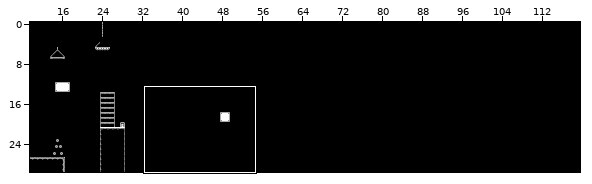
Tiled map (JSON), stored at assets/tiled/baselevel.tmj. The picture above shows the old version from afar; the outline marks the close-up.
Close-up. Before:
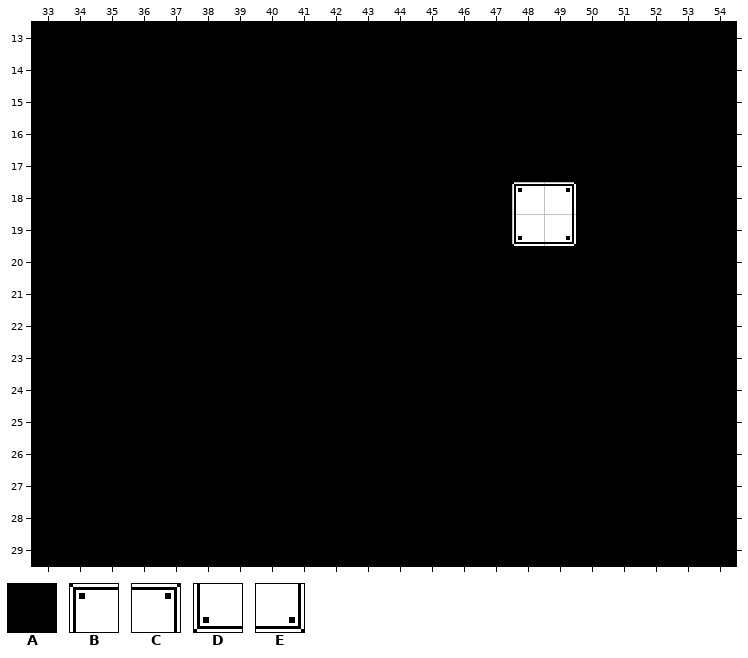
Cells are 16x16 px. Shown: x 33..54, y 13..29. The commit also changed other parts of the map, which this record leaves out.
Key: from "MonochromeTileset": A 0, B 354, C 356, D 394, E 396.
_ is an empty cell.
Layer "BaseLayer" before, first column x 33:
13 AAAAAAAAAAAAAAAAAAAAAA
14 AAAAAAAAAAAAAAAAAAAAAA
15 AAAAAAAAAAAAAAAAAAAAAA
16 AAAAAAAAAAAAAAAAAAAAAA
17 AAAAAAAAAAAAAAAAAAAAAA
18 AAAAAAAAAAAAAAABCAAAAA
19 AAAAAAAAAAAAAAADEAAAAA
20 AAAAAAAAAAAAAAAAAAAAAA
21 AAAAAAAAAAAAAAAAAAAAAA
22 AAAAAAAAAAAAAAAAAAAAAA
23 AAAAAAAAAAAAAAAAAAAAAA
24 AAAAAAAAAAAAAAAAAAAAAA
25 AAAAAAAAAAAAAAAAAAAAAA
26 AAAAAAAAAAAAAAAAAAAAAA
27 AAAAAAAAAAAAAAAAAAAAAA
28 AAAAAAAAAAAAAAAAAAAAAA
29 AAAAAAAAAAAAAAAAAAAAAA
The result:
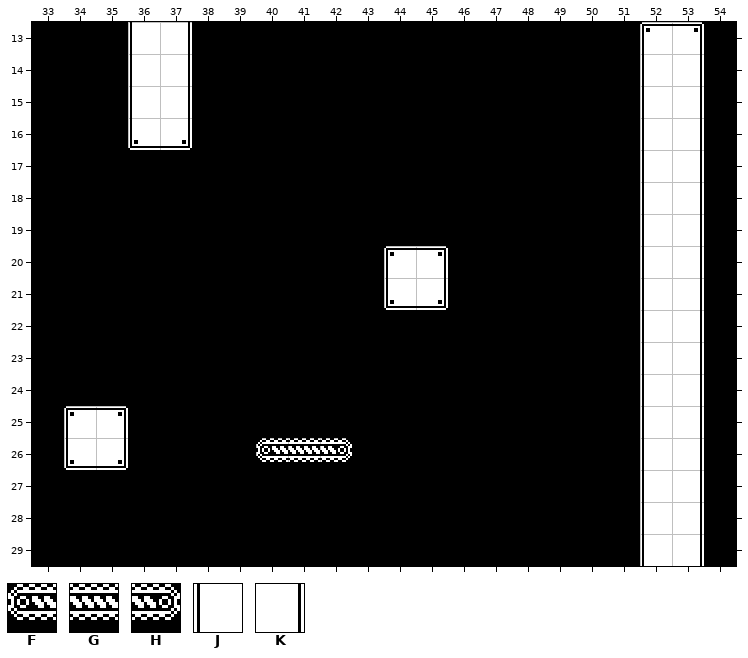
Further tiles: from "MonochromeTileset": F 124, G 125, H 126, J 374, K 376.
Change:
{"where": "layer \"BaseLayer\""}
{"y":13,"x":36,"old":"AA","new":"JK"}
{"y":13,"x":52,"old":"AA","new":"BC"}
{"y":14,"x":36,"old":"AA","new":"JK"}
{"y":14,"x":52,"old":"AA","new":"JK"}
{"y":15,"x":36,"old":"AA","new":"JK"}
{"y":15,"x":52,"old":"AA","new":"JK"}
{"y":16,"x":36,"old":"AA","new":"DE"}
{"y":16,"x":52,"old":"AA","new":"JK"}
{"y":17,"x":52,"old":"AA","new":"JK"}
{"y":18,"x":48,"old":"BC","new":"AA"}
{"y":18,"x":52,"old":"AA","new":"JK"}
{"y":19,"x":48,"old":"DE","new":"AA"}
{"y":19,"x":52,"old":"AA","new":"JK"}
{"y":20,"x":44,"old":"AA","new":"BC"}
{"y":20,"x":52,"old":"AA","new":"JK"}
{"y":21,"x":44,"old":"AA","new":"DE"}
{"y":21,"x":52,"old":"AA","new":"JK"}
{"y":22,"x":52,"old":"AA","new":"JK"}
{"y":23,"x":52,"old":"AA","new":"JK"}
{"y":24,"x":52,"old":"AA","new":"JK"}
{"y":25,"x":34,"old":"AA","new":"BC"}
{"y":25,"x":52,"old":"AA","new":"JK"}
{"y":26,"x":34,"old":"AA","new":"DE"}
{"y":26,"x":40,"old":"AAA","new":"FGH"}
{"y":26,"x":52,"old":"AA","new":"JK"}
{"y":27,"x":52,"old":"AA","new":"JK"}
{"y":28,"x":52,"old":"AA","new":"JK"}
{"y":29,"x":52,"old":"AA","new":"JK"}
